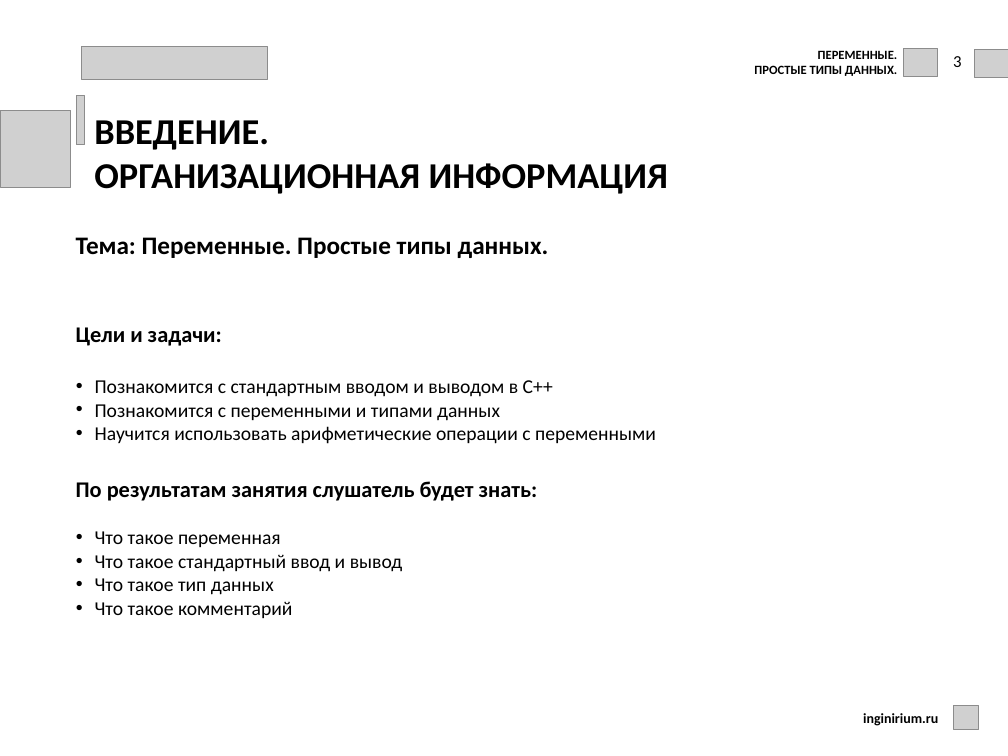
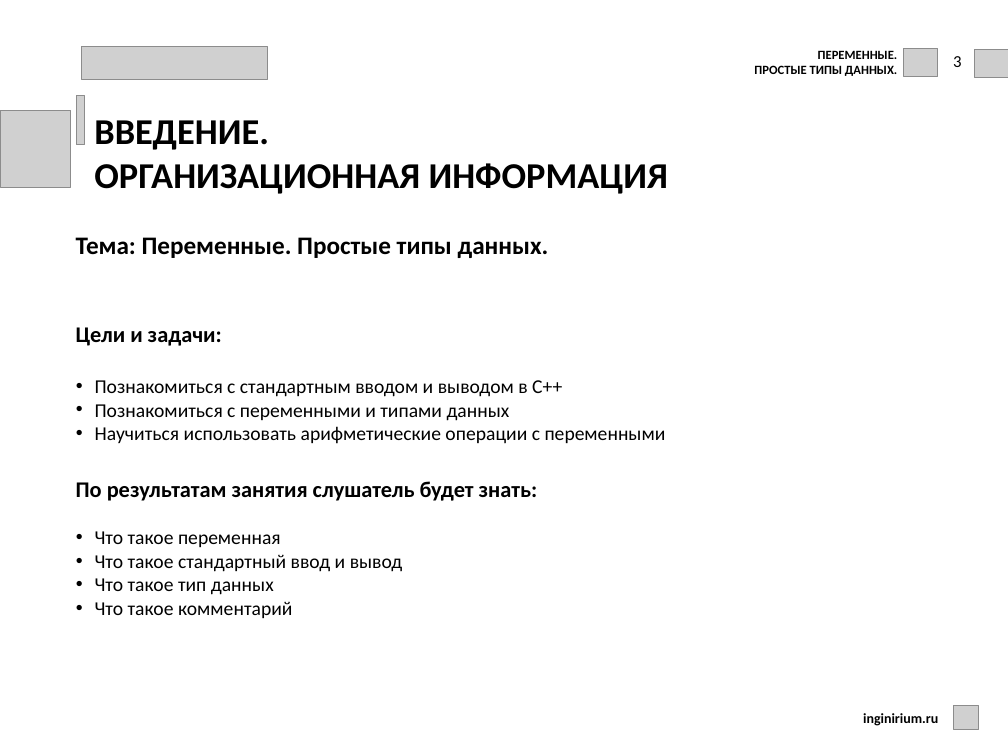
Before and after one commit to kprmk/Cpp, a slide deck: slide 3 of lessons_I/5-8/les_2_var/les_2_var.pptx. Drawn at 1008x756 pixels with LibreOffice and Linux fonts; fonts in the diff are those of the drawing; grey boxes stand for pictures; background and template pictures are left out. Boxes give left, top, right and bottom in pixels: in the first picture for what was removed or moved away, otherwise in the second. Text is boxed around its words. In the diff, an @@ line names an element or a change of style, - is before the commit and + after.

```diff
--- a/lessons_I/5-8/les_2_var/les_2_var.pptx
+++ b/lessons_I/5-8/les_2_var/les_2_var.pptx
@@ text at <box>95,380,666,444</box>: text changed @@
-• Познакомится с стандартным вводом и выводом в С++
-• Познакомится с переменными и типами данных
-• Научится использовать арифметические операции с переменными
+• Познакомиться с стандартным вводом и выводом в С++
+• Познакомиться с переменными и типами данных
+• Научиться использовать арифметические операции с переменными
```
Also in this commit, not shown: 3 other slides changed, 17 other files.
